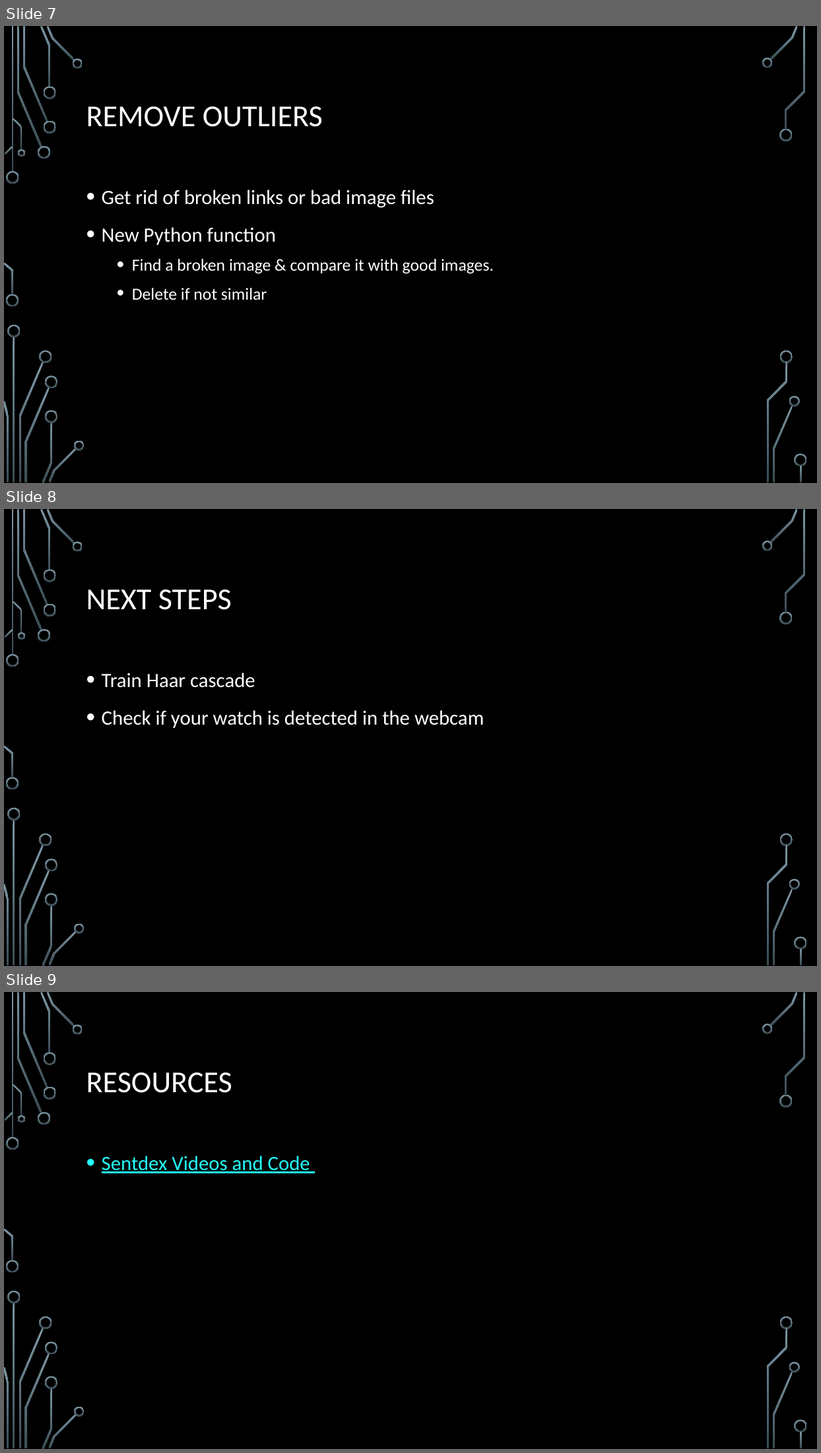
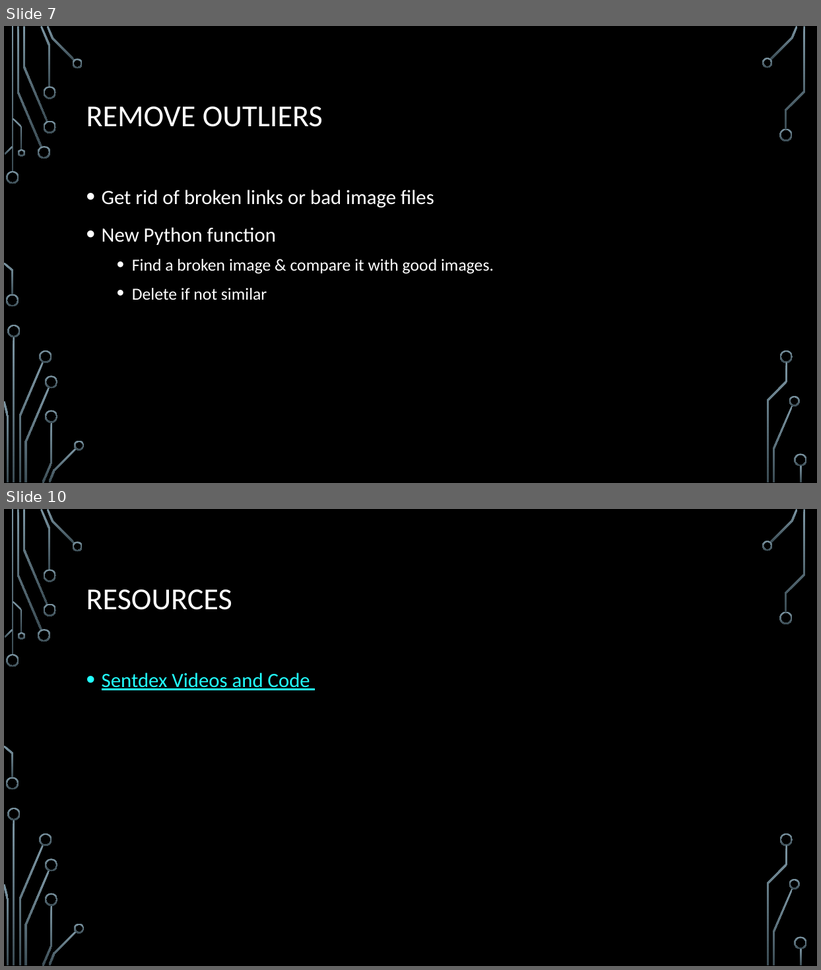
Before and after one commit to KnowledgeMavens/Science-Tech, a slide deck: Python Computer Vision 03-17-17/OpenCV.pptx. Shown one above the other, each under a label of ours: slides 7, 8 and 9 before the commit, slides 7 and 10 after it; the slides between them are not shown. The pictures are 821x1453 and 821x970 pixels, drawn with LibreOffice and Linux fonts; fonts in the diff are those of the drawing; background and template pictures are left out. Boxes give left, top, right and bottom in pixels: in the first picture for what was removed or moved away, otherwise in the second. Text is boxed around its words. In the diff, an @@ line names an element or a change of style, - is before the commit and + after.

```diff
--- a/Python Computer Vision 03-17-17/OpenCV.pptx
+++ b/Python Computer Vision 03-17-17/OpenCV.pptx
@@ slide 8 removed at box(4, 509, 817, 966), background picture (left out); not listed: 36 template elements that a slide beside it also shows @@
@@ title removed at box(86, 590, 232, 610) @@
-NEXT STEPS
@@ text removed at box(102, 673, 484, 728) @@
-• Train Haar cascade
-• Check if your watch is detected in the webcam
@@ what was slide 9 is now slide 10 @@
```
Also in this commit, not shown: 2 slides changed, 2 slides added, 10 other files.
